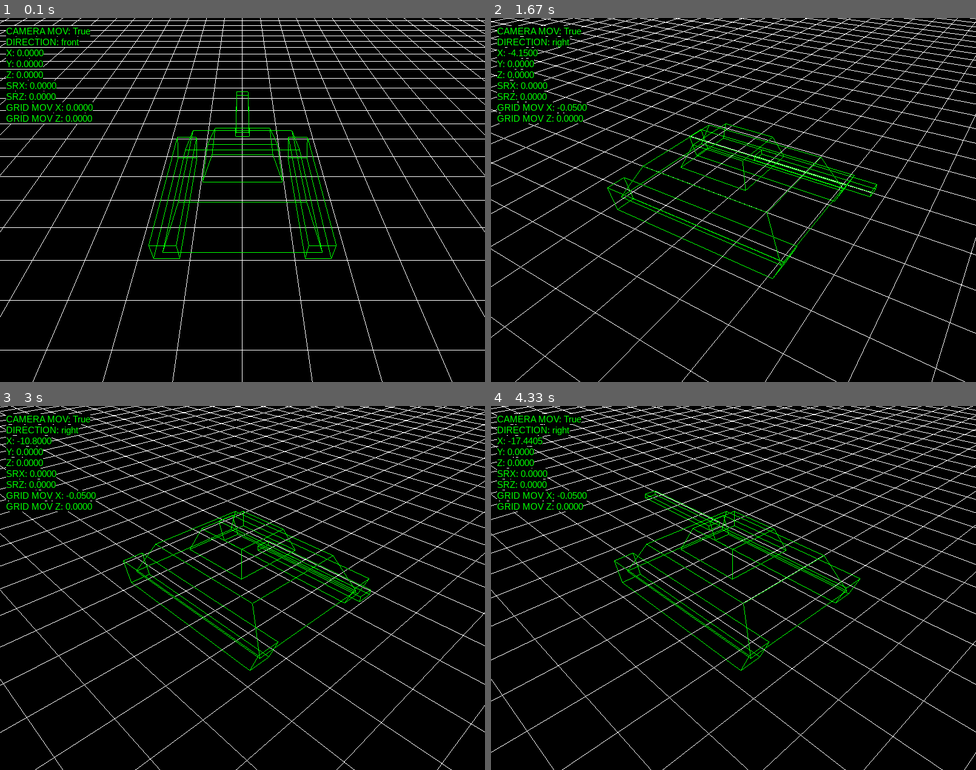
Above: before the commit, frames 1-4 (two rows, left to right).
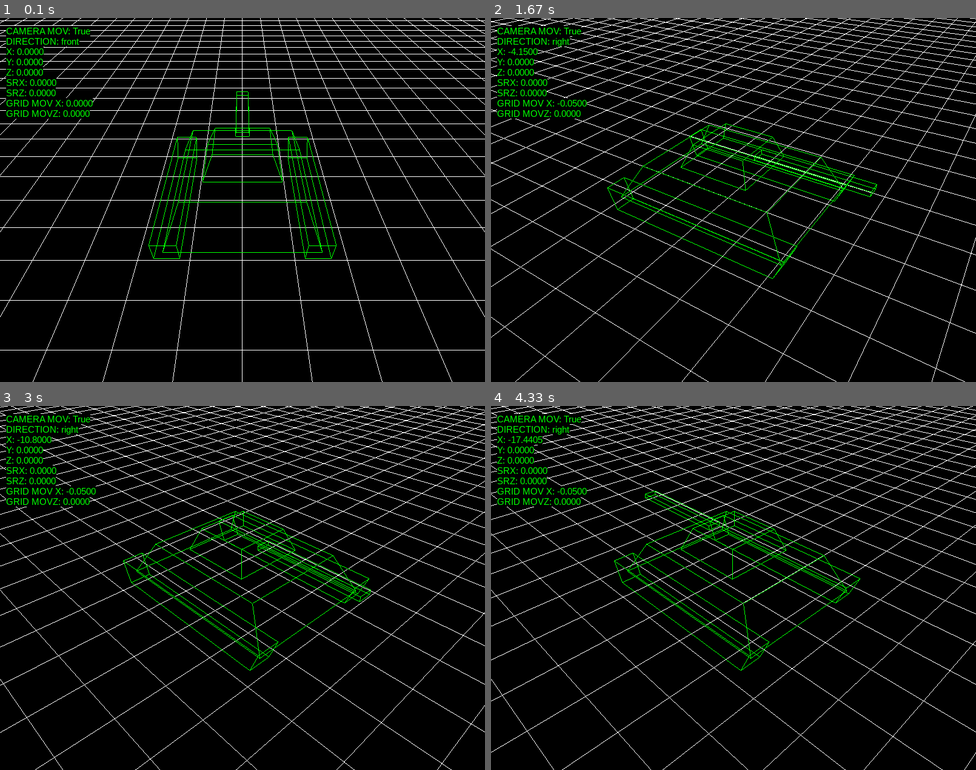
Above: after the commit, the same moments.

Repository: antonioam82/tank_controller
Game: pygame game, started from tank_demo_v.py
Same seed, same stepped clock (60 frames per second), same inputs: the game is played once before the commit and once after it.
Inputs:
- Up to frame 1 (0.1 s): no input
- Up to frame 2 (1.67 s): hold T 0.33-0.8 s; hold Right 0.33-0.8 s; hold L 0.83-1.3 s; hold Right 0.83-1.3 s; hold R from 1.33 s (still down); hold Right from 1.33 s (still down)
- Up to frame 3 (3 s): release R at 1.8 s; release Right at 1.8 s; tap one key every 0.33 s from 1.83 s: F Z G X
- Up to frame 4 (4.33 s): tap V at 3.17 s; tap C at 3.5 s; hold Right 3.83-4.3 s

The runs differ from the first frame. In frame 1, 1.2% of the frame differs, in the area x 1-20%, y 5-29%; in frame 2, 1.2%; in frame 3, 1.2%; in frame 4, 1.2%.

Commit message:
Cambio nombre variable 'sc_y' -> 'rot-y'

Diff:
--- a/tank_demo_v.py
+++ b/tank_demo_v.py
@@ -152,7 +152,7 @@
 
     model_angle = 180
     y_tower = 0.0
-    sc_y = 0.0
+    rot_y = 0.0
     stop_camera = False
     scale = 1.0
     direction = 'front'
@@ -223,7 +223,7 @@
                        grid_mov_x = grid_mov_z = 0.0
                        model_angle = 180
                        y_tower = 0.0
-                       sc_y = 0.0
+                       rot_y = 0.0
                        scale = 1.0
                        direction = 'front'
                        stop_camera = False
@@ -249,9 +249,9 @@
         keys = pygame.key.get_pressed()
 
         if keys[K_t]:
-            sc_y += 1.0
+            rot_y += 1.0
         elif keys[K_r]:
-            sc_y -= 1.0
+            rot_y -= 1.0
 
         if keys[K_f]:
             glRotatef(0.5, 1.0, 0.0, 0.0)
@@ -337,7 +337,7 @@
 
         glPushMatrix()
         glScalef(scale, scale, scale)
-        glRotatef(sc_y, 0, 1, 0)
+        glRotatef(rot_y, 0, 1, 0)
         if not stop_camera:
             glTranslatef(x, y, z)
         else:
@@ -374,14 +374,14 @@
 
         if not hide_info:
             draw_text(font, 10, 570, f'CAMERA MOV: {not stop_camera}')
-            draw_text(font, 10, 552, f'DIRECTION: {direction}')
-            draw_text(font, 10, 534, f'X: {x:.4f}')
-            draw_text(font, 10, 516, f'Y: {y:.4f}')
-            draw_text(font, 10, 498, f'Z: {z:.4f}')
-            draw_text(font, 10, 480, f'SRX: {stop_rate_x:.4f}')
-            draw_text(font, 10, 462, f'SRZ: {stop_rate_z:.4f}')
-            draw_text(font, 10, 444, f'GRID MOV X: {grid_mov_x:.4f}')
-            draw_text(font, 10, 426, f'GRID MOV Z: {grid_mov_z:.4f}')
+            draw_text(font, 10, 553, f'DIRECTION: {direction}')
+            draw_text(font, 10, 536, f'X: {x:.4f}')
+            draw_text(font, 10, 519, f'Y: {y:.4f}')
+            draw_text(font, 10, 502, f'Z: {z:.4f}')
+            draw_text(font, 10, 485, f'SRX: {stop_rate_x:.4f}')
+            draw_text(font, 10, 468, f'SRZ: {stop_rate_z:.4f}')
+            draw_text(font, 10, 451, f'GRID MOV X: {grid_mov_x:.4f}')
+            draw_text(font, 10, 434, f'GRID MOVZ: {grid_mov_z:.4f}')
 
         pygame.display.flip()
         pygame.time.wait(10)
